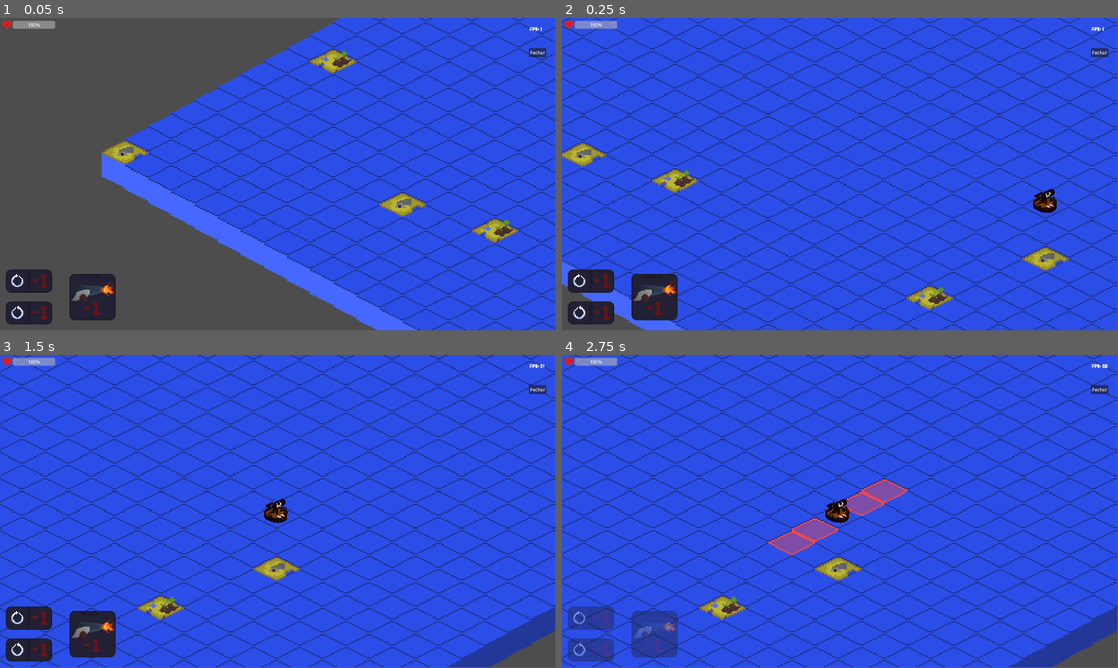
Above: before the commit, frames 1-4 (two rows, left to right).
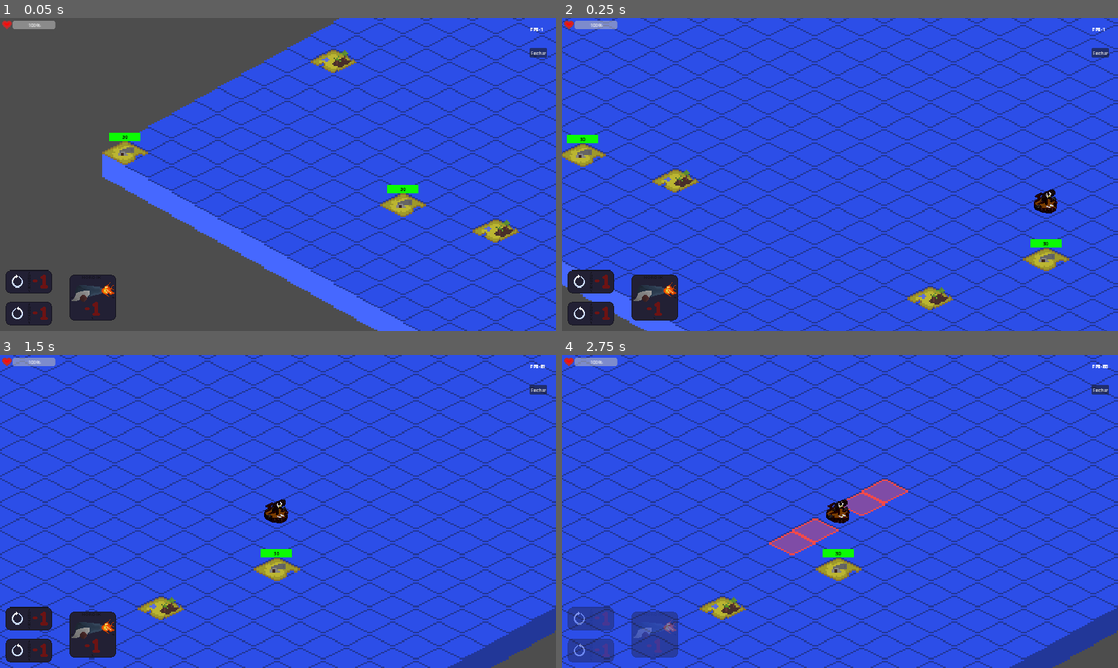
Above: after the commit, the same moments.

Repository: alescrocaro/nordik_konquer
Game: Godot game, scene res://world.tscn
Same seed, same stepped clock (60 frames per second), same inputs: the game is played once before the commit and once after it.
Inputs (mouse positions are in pixels of both pictures, inside the frame that each line leads up to):
- Up to frame 1 (0.05 s): no input
- Up to frame 2 (0.25 s): no input
- Up to frame 3 (1.5 s): click (27, 617) at 0.5 s; click (27, 649) at 1.25 s
- Up to frame 4 (2.75 s): click (656, 633) at 2 s
In our replay, the window is 799x449 before the commit and 800x450 after it. These sizes can differ from the game's own. Grey fills any space a smaller window leaves; there, only what the larger window draws over its background counts as a difference.

The runs differ from the first frame. In frame 1, 6.0% of the frame differs, in the area x 0-100%, y 0-100%; in frame 2, 9.3%; in frame 3, 9.0%; in frame 4, 9.2%.

Commit message:
Add: enemy island lifebar

Diff:
--- a/Islands/EnemyIsland.gd
+++ b/Islands/EnemyIsland.gd
@@ -1,6 +1,10 @@
 class_name EnemyIsland
 extends Node2D
 
+######### SIGNALS #########
+signal healthChanged
+
+######### VARS #########
 @onready var player: Player = get_node('/root/GameManager/Player')
 @onready var map: Map = get_node('/root/GameManager/Map')
 @export var maxHealth: float = 30
@@ -9,6 +13,7 @@
 # Called when the node enters the scene tree for the first time.
 func _ready():
 	currentHealth = maxHealth
+	healthChanged.emit()
 #end func _ready
 
 # Called every frame. 'delta' is the elapsed time since the previous frame.
@@ -30,4 +35,5 @@
 
 func tookHit(damage: float):
 	currentHealth -= damage
+	healthChanged.emit()
 #end func tookHit
--- a/Islands/EnemyIsland.tscn
+++ b/Islands/EnemyIsland.tscn
@@ -1,10 +1,40 @@
-[gd_scene load_steps=3 format=3 uid="uid://bpwvehkgyvpfd"]
+[gd_scene load_steps=4 format=3 uid="uid://bpwvehkgyvpfd"]
 
 [ext_resource type="Texture2D" uid="uid://b35fn1neaqslq" path="res://assets/enemy_island_32x32.png" id="1_5qrvs"]
 [ext_resource type="Script" path="res://Islands/EnemyIsland.gd" id="1_bd171"]
+[ext_resource type="Script" path="res://Islands/EnemyIslandLifeBar.gd" id="3_ebj7y"]
 
 [node name="EnemyIsland" type="Node2D"]
 script = ExtResource("1_bd171")
 
 [node name="Sprite2D" type="Sprite2D" parent="."]
 texture = ExtResource("1_5qrvs")
+
+[node name="Control" type="Control" parent="."]
+layout_mode = 3
+anchors_preset = 0
+offset_right = 40.0
+offset_bottom = 40.0
+
+[node name="ProgressBar" type="ProgressBar" parent="Control"]
+layout_mode = 0
+offset_left = -11.0
+offset_top = -22.0
+offset_right = 97.0
+offset_bottom = 5.00001
+scale = Vector2(0.2, 0.2)
+size_flags_horizontal = 6
+size_flags_vertical = 4
+theme_override_colors/font_color = Color(0, 0, 0, 0)
+script = ExtResource("3_ebj7y")
+
+[node name="Label" type="Label" parent="Control/ProgressBar"]
+layout_mode = 1
+anchors_preset = 15
+anchor_right = 1.0
+anchor_bottom = 1.0
+grow_horizontal = 2
+grow_vertical = 2
+theme_override_colors/font_color = Color(0, 0, 0, 1)
+horizontal_alignment = 1
+vertical_alignment = 1
--- /dev/null
+++ b/Islands/EnemyIslandLifeBar.gd
@@ -0,0 +1,31 @@
+extends ProgressBar
+
+@onready var this_node: EnemyIsland = $"../.."
+@onready var label: Label = $"./Label"
+
+func _ready():
+	max_value = this_node.maxHealth
+	this_node.healthChanged.connect(update)
+	update()
+#end func _ready
+
+# Called every frame. 'delta' is the elapsed time since the previous frame.
+func _process(_delta):
+	pass
+
+func update():
+	value = this_node.currentHealth
+	label.set_text(str(this_node.currentHealth))
+	if value > (2*this_node.maxHealth/3):
+		var sb = StyleBoxFlat.new()
+		add_theme_stylebox_override("fill", sb)
+		sb.bg_color = Color("0bfc03")
+	elif value > (this_node.maxHealth/3) && value <= (2*this_node.maxHealth/3):
+		var sb = StyleBoxFlat.new()
+		add_theme_stylebox_override("fill", sb)
+		sb.bg_color = Color("ffff00")
+	elif value > 0 && value <= (this_node.maxHealth/3):
+		var sb = StyleBoxFlat.new()
+		add_theme_stylebox_override("fill", sb)
+		sb.bg_color = Color("ff0d00")
+#end func update
--- a/project.godot
+++ b/project.godot
@@ -19,6 +19,7 @@
 
 window/size/viewport_width=1920
 window/size/viewport_height=1080
+window/stretch/mode="canvas_items"
 
 [input]
 
--- a/world.tscn
+++ b/world.tscn
@@ -109,7 +109,6 @@
 offset_bottom = 37.0
 size_flags_horizontal = 6
 size_flags_vertical = 4
-value = 100.0
 script = ExtResource("5_vy3pq")
 
 [node name="HeaderMarginContainer" type="MarginContainer" parent="CanvasLayer/HudManager"]
Binary file added: assets/selectedTile.png
Not shown, added: assets/selectedTile.png.import
Binary file added: assets/wateriso2.png
